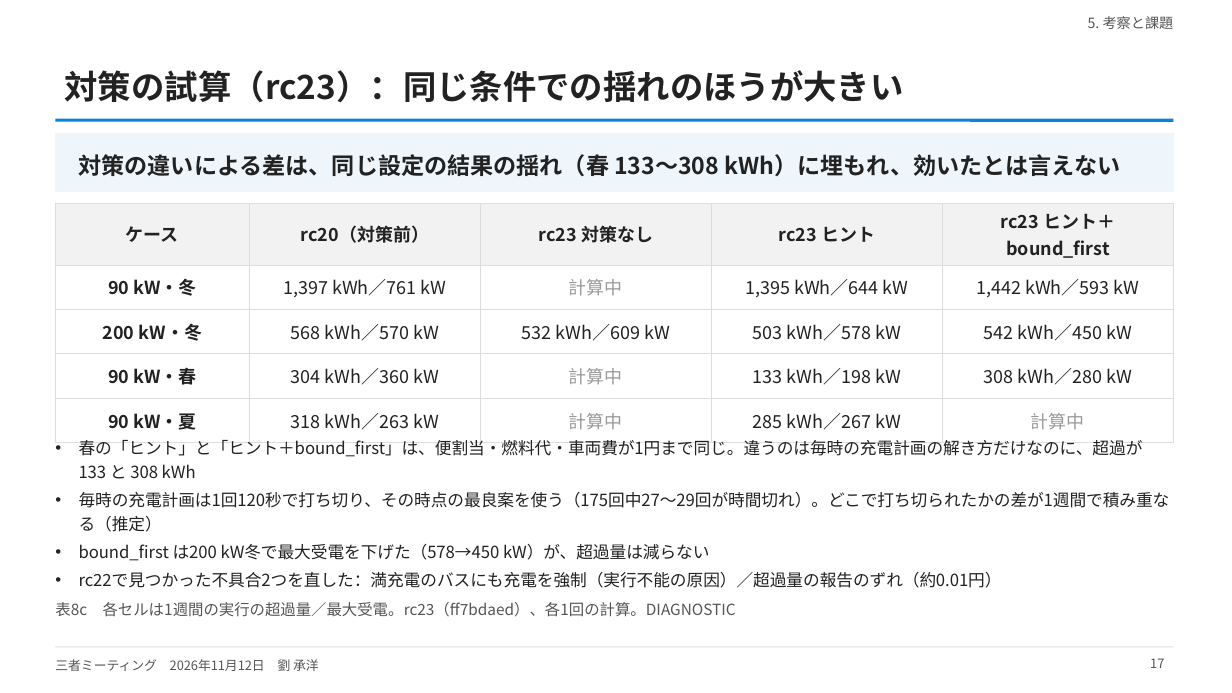
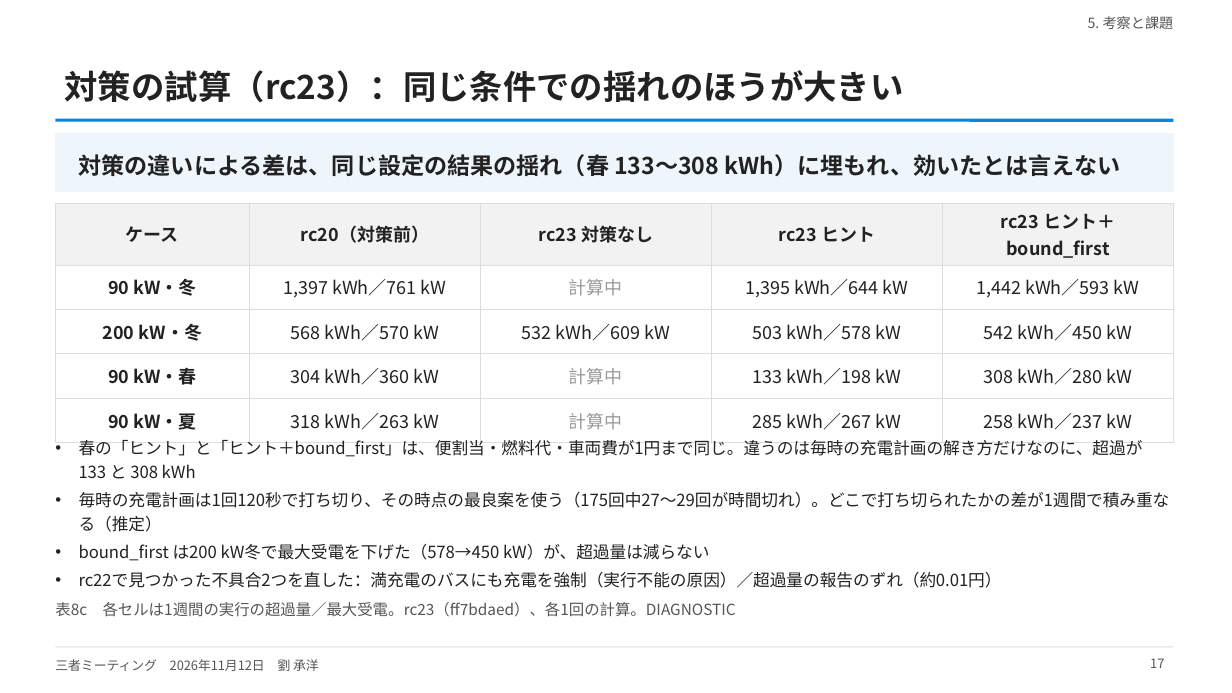
Before and after one commit to CYLIU2003/master-course, a slide deck: slide 17 of outcome/2026-11-12_three_party/three_party_20261112.pptx. Drawn at 1232x693 pixels with LibreOffice and Linux fonts; fonts in the diff are those of the drawing. Boxes give left, top, right and bottom in pixels: in the first picture for what was removed or moved away, otherwise in the second. Text is boxed around its words. In the diff, an @@ line names an element or a change of style, - is before the commit and + after.

```diff
--- a/outcome/2026-11-12_three_party/three_party_20261112.pptx
+++ b/outcome/2026-11-12_three_party/three_party_20261112.pptx
@@ table at (55, 203, 1174, 434) @@
-row 5, column 5: 計算中
+row 5, column 5: 258 kWh／237 kW
```
Also in this commit, not shown: 1 other file.
